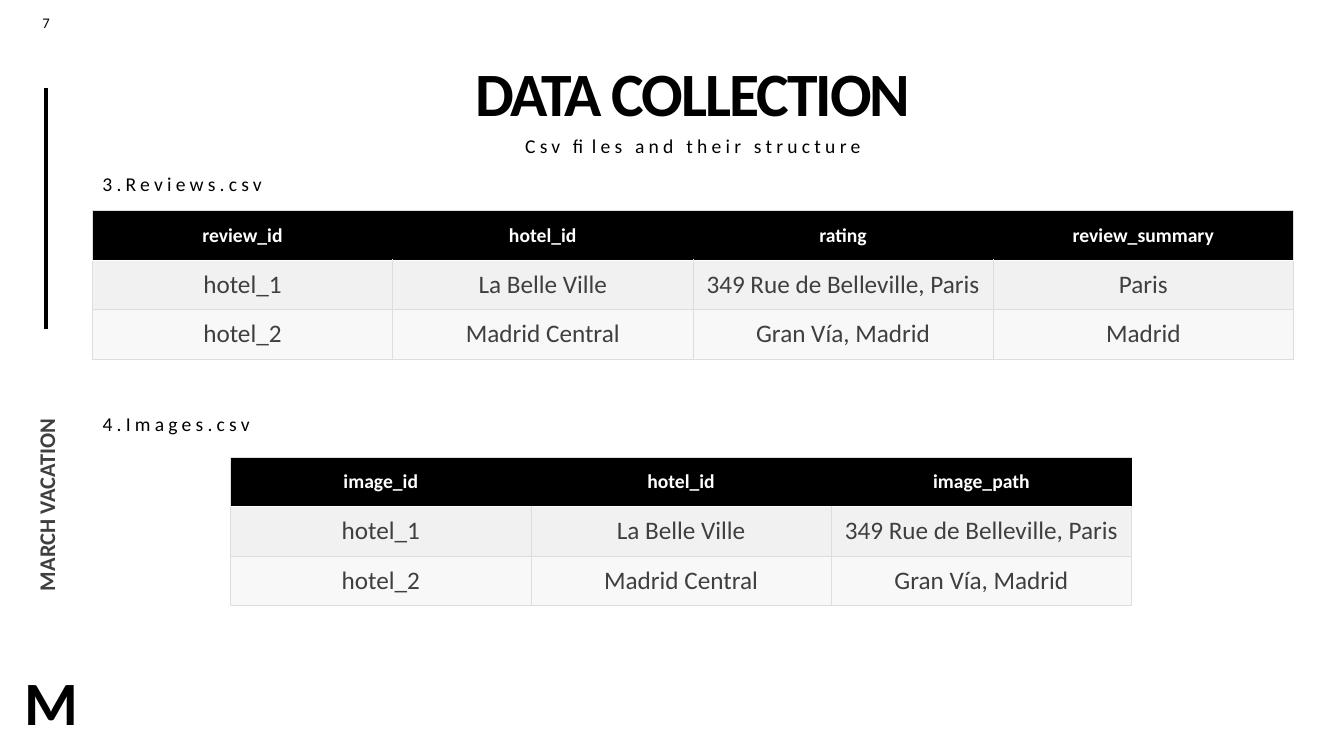
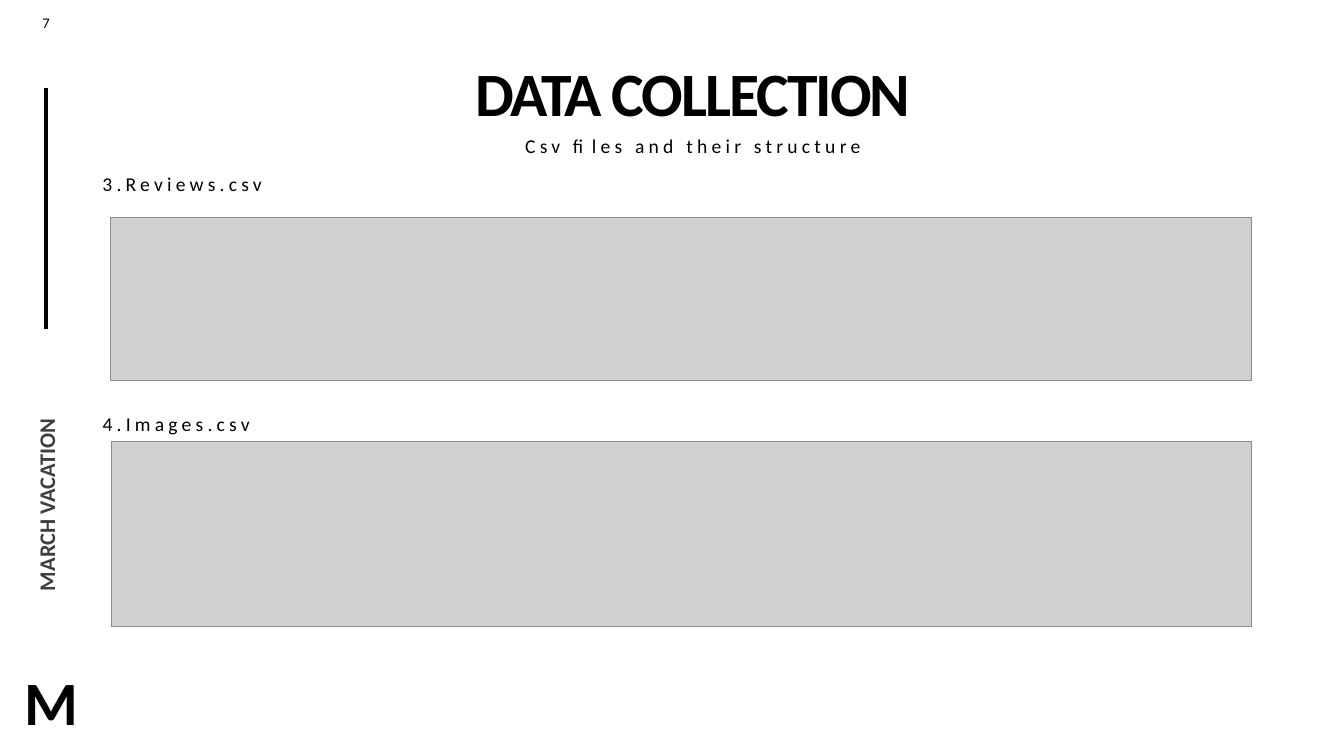
Before and after one commit to Poojashrees3/hadoop-clusters-travel, a slide deck: slide 7 of March vacation.pptx. Drawn at 1344x756 pixels with LibreOffice and Linux fonts; fonts in the diff are those of the drawing; grey boxes stand for pictures. Boxes give left, top, right and bottom in pixels: in the first picture for what was removed or moved away, otherwise in the second. Text is boxed around its words. In the diff, an @@ line names an element or a change of style, - is before the commit and + after.

```diff
--- a/March vacation.pptx
+++ b/March vacation.pptx
@@ table removed at [93,211,1295,359], 3 rows, 4 columns @@
-review_id | hotel_id | rating | review_summary
-hotel_1 | La Belle Ville | 349 Rue de Belleville, Paris | Paris
-hotel_2 | Madrid Central | Gran Vía, Madrid | Madrid
@@ picture added at [111,218,1252,381] @@
@@ picture added at [111,442,1251,627] @@
@@ table removed at [231,457,1132,605], 3 rows, 3 columns @@
-image_id | hotel_id | image_path
-hotel_1 | La Belle Ville | 349 Rue de Belleville, Paris
-hotel_2 | Madrid Central | Gran Vía, Madrid
```
Also in this commit, not shown: 13 other slides changed, 1 slide added, 1 slide removed, 5 other files.
